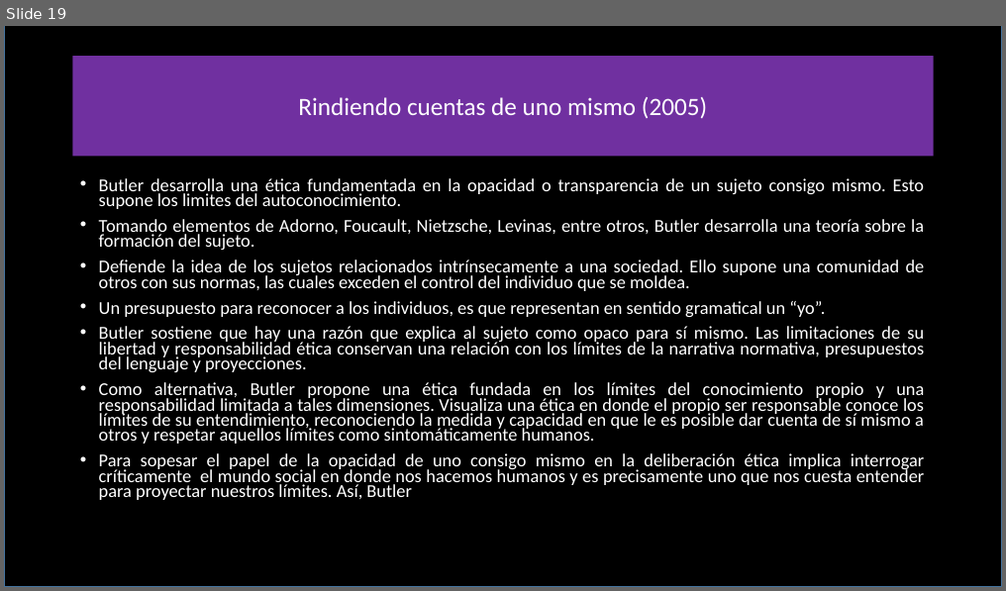
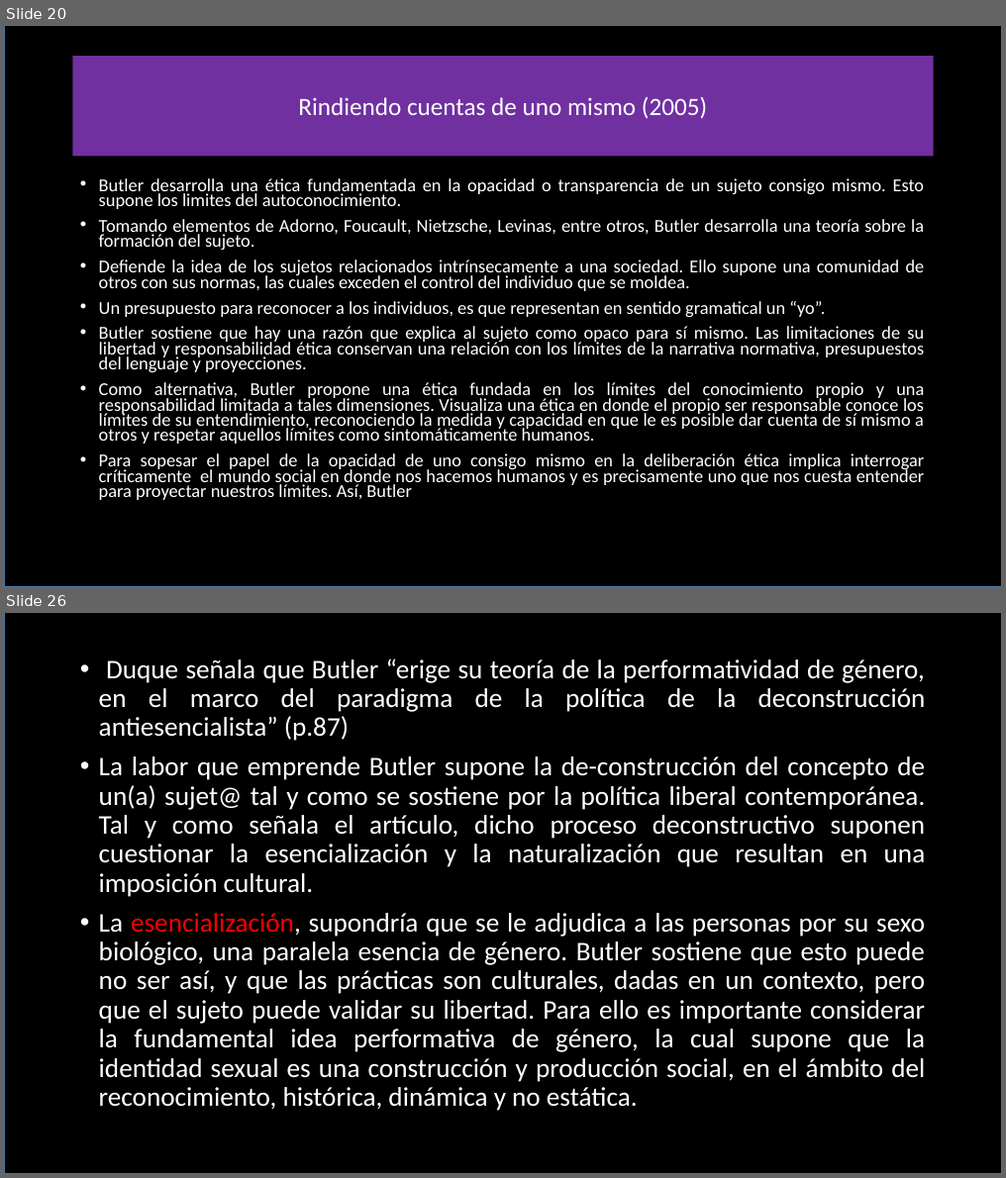
Before and after one commit to zaboltar/zaboltar.github.io, a slide deck: assets uarm/2019 sol-penscri-justfilpol/Judith Butler.pptx. Shown one above the other, each under a label of ours: slide 19 before the commit, slides 20 and 26 after it; the slides between them are not shown. The pictures are 1006x591 and 1006x1178 pixels, drawn with LibreOffice and Linux fonts; fonts in the diff are those of the drawing. Boxes give left, top, right and bottom in pixels: in the first picture for what was removed or moved away, otherwise in the second. Text is boxed around its words. In the diff, an @@ line names an element or a change of style, - is before the commit and + after.

```diff
--- a/assets uarm/2019 sol-penscri-justfilpol/Judith Butler.pptx
+++ b/assets uarm/2019 sol-penscri-justfilpol/Judith Butler.pptx
@@ slide 26 added at [4,613,1002,1174], background #FFFFFF @@
@@ rectangle added at [4,613,1002,1174], fill #000000, outline #43739E 1 pt @@
@@ text added at [99,659,926,1111], 25.9 pt, text #FFFFFF @@
+• Duque señala que Butler “erige su teoría de la performatividad de género, en el marco del paradigma de la política de la deconstrucción antiesencialista” (p.87)
+• La labor que emprende Butler supone la de-construcción del concepto de un(a) sujet@ tal y como se sostiene por la política liberal contemporánea. Tal y como señala el artículo, dicho proceso deconstructivo suponen cuestionar la esencialización y la naturalización que resultan en una imposición cultural.
+• La esencialización, supondría que se le adjudica a las personas por su sexo biológico, una paralela esencia de género. Butler sostiene que esto puede no ser así, y que las prácticas son culturales, dadas en un contexto, pero que el sujeto puede validar su libertad. Para ello es importante considerar la fundamental idea performativa de género, la cual supone que la identidad sexual es una construcción y producción social, en el ámbito del reconocimiento, histórica, dinámica y no estática.
@@ what was slide 19 is now slide 20 @@
```
Also in this commit, not shown: 11 slides changed, 16 other slides added, 3 other files.
